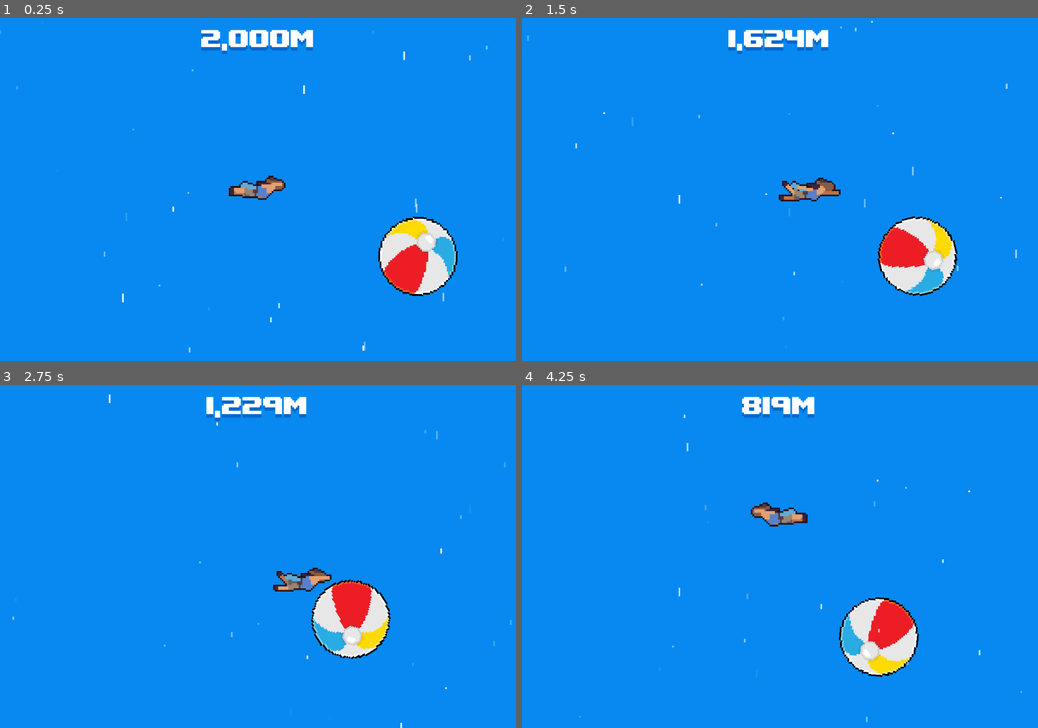
Above: before the commit, frames 1-4 (two rows, left to right).
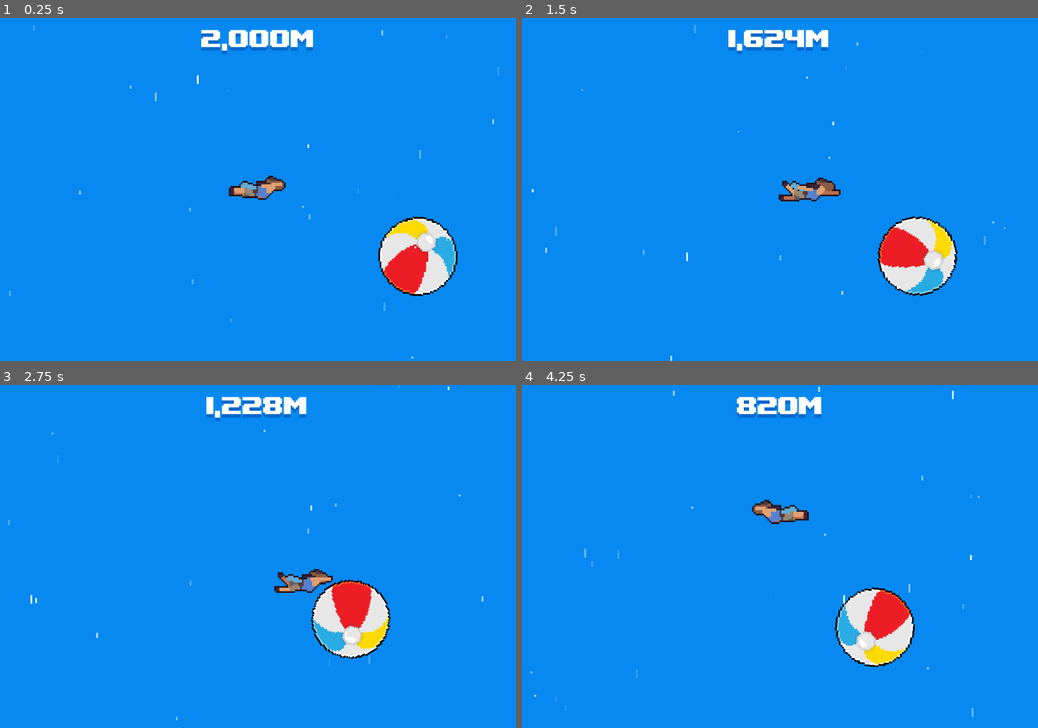
Above: after the commit, the same moments.

Repository: angeluriot/Skyfall
Game: Godot game, scene res://scenes/level.tscn
Same seed, same stepped clock (60 frames per second), same inputs: the game is played once before the commit and once after it.
Inputs:
- Up to frame 1 (0.25 s): no input
- Up to frame 2 (1.5 s): hold D (right) 0.53-1.28 s; tap Space (grab) at 0.6, 1.35 s; hold Down (down) from 1.28 s (still down)
- Up to frame 3 (2.75 s): release Down (down) at 2.03 s; hold D (right) from 2.03 s (still down); tap Space (grab) at 2.1 s
- Up to frame 4 (4.25 s): release D (right) at 2.78 s; hold W (up) 2.78-3.53 s; tap Space (grab) at 2.85, 3.6 s; hold A (left) from 3.53 s (still down)

The runs differ from the first frame. In frame 1, 0.3% of the frame differs, in the area x 0-97%, y 2-100%; in frame 2, 0.2%; in frame 3, 0.7%; in frame 4, 3.4%, in the area x 1-97%, y 0-99%.

Commit message:
Death WIP

Diff:
--- a/scenes/player.tscn
+++ b/scenes/player.tscn
@@ -3,6 +3,7 @@
 [ext_resource type="Texture2D" uid="uid://b2axp7vpssm3" path="res://assets/graphics/characters/player/Swim.png" id="1_3vyb7"]
 [ext_resource type="Script" uid="uid://b4mlf7jnxgll4" path="res://scripts/player.gd" id="1_qhqgy"]
 [ext_resource type="Shader" uid="uid://d0japmm85m7wl" path="res://shaders/outline.gdshader" id="2_qhqgy"]
+[ext_resource type="Texture2D" uid="uid://cgk3qt38wvmt3" path="res://assets/graphics/particles/death.png" id="4_dqkch"]
 
 [sub_resource type="ShaderMaterial" id="ShaderMaterial_w8frs"]
 resource_local_to_scene = true
@@ -62,10 +63,33 @@
 
 [sub_resource type="CapsuleShape2D" id="CapsuleShape2D_g4v7s"]
 radius = 6.0
+height = 28.0
 
 [sub_resource type="CapsuleShape2D" id="CapsuleShape2D_yf5fn"]
 radius = 16.0
 height = 42.0
+
+[sub_resource type="CanvasItemMaterial" id="CanvasItemMaterial_dqkch"]
+particles_animation = true
+particles_anim_h_frames = 6
+particles_anim_v_frames = 1
+particles_anim_loop = false
+
+[sub_resource type="ParticleProcessMaterial" id="ParticleProcessMaterial_30aqd"]
+lifetime_randomness = 0.5
+particle_flag_disable_z = true
+emission_shape_scale = Vector3(16, 8, 1)
+emission_shape = 1
+emission_sphere_radius = 1.0
+angle_min = 1.0728835e-05
+angle_max = 1.0728835e-05
+spread = 180.0
+initial_velocity_min = 70.0
+initial_velocity_max = 100.0
+gravity = Vector3(0, 0, 0)
+linear_accel_min = -200.0
+linear_accel_max = -200.0
+anim_offset_max = 1.0
 
 [node name="Player" type="CharacterBody2D" unique_id=292713720]
 collision_mask = 60
@@ -110,5 +134,15 @@
 rotation = -1.5707964
 shape = SubResource("CapsuleShape2D_yf5fn")
 
+[node name="GPUParticles2D" type="GPUParticles2D" parent="." unique_id=1557506028]
+material = SubResource("CanvasItemMaterial_dqkch")
+emitting = false
+amount = 30
+texture = ExtResource("4_dqkch")
+lifetime = 0.7
+one_shot = true
+explosiveness = 1.0
+process_material = SubResource("ParticleProcessMaterial_30aqd")
+
 [connection signal="body_entered" from="Area2D" to="." method="_on_area_2d_body_entered"]
 [connection signal="body_exited" from="Area2D" to="." method="_on_area_2d_body_exited"]
--- a/scripts/global.gd
+++ b/scripts/global.gd
@@ -7,6 +7,7 @@
 var altitude: float = 2000.0
 var speed: float = 300.0
 var has_fall_ended: bool = false
+var deaths: int = 0
 
 
 func _ready() -> void:
@@ -16,8 +17,25 @@
 func _physics_process(delta: float) -> void:
 	if not has_fall_ended and altitude - speed * delta <= 0:
 		altitude = 0.0
-		has_fall_ended = true
-		emit_signal('fall_ended')
+		end_fall()
 
 	if not has_fall_ended:
 		altitude -= speed * delta
+
+
+func end_fall() -> void:
+	has_fall_ended = true
+	emit_signal('fall_ended')
+	var timer := Timer.new()
+	timer.wait_time = 2.0
+	timer.one_shot = true
+	timer.connect('timeout', Callable(self, '_on_after_end'))
+	get_tree().current_scene.add_child(timer)
+	timer.start()
+
+
+func _on_after_end() -> void:
+	if deaths > 0:
+		print(deaths, " deaths!")
+	else:
+		print("No deaths!")
--- a/scripts/player.gd
+++ b/scripts/player.gd
@@ -71,6 +71,8 @@
 
 	for child in get_children():
 		child.reparent(rigid_body)
+
+	rigid_body.init()
 
 	queue_free()
 
--- a/scripts/player_end.gd
+++ b/scripts/player_end.gd
@@ -3,15 +3,35 @@
 
 
 var outline_removed := false
+var sprite: AnimatedSprite2D
+var collision: CollisionShape2D
+var particles: GPUParticles2D
 
 
 func _ready() -> void:
 	contact_monitor = true
-	max_contacts_reported = 1000
+	max_contacts_reported = 10
 	body_entered.connect(_on_body_entered)
 
 
-func _on_body_entered(_body: Node) -> void:
+func init() -> void:
+	sprite = $AnimatedSprite2D
+	collision = $CollisionShape2D
+	particles = $GPUParticles2D
+
+
+func _on_body_entered(body: Node) -> void:
+	if body is AnimatableBody2D:
+		if abs(linear_velocity.y) > 150:
+			Global.deaths += 1
+			explode()
+
 	if not outline_removed:
 		($AnimatedSprite2D as AnimatedSprite2D).material.set_shader_parameter('outline_width', 0.0)
 		outline_removed = true
+
+
+func explode() -> void:
+	sprite.hide()
+	collision.set_deferred('disabled', true)
+	particles.emitting = true
Binary file added: assets/graphics/particles/death.png
Not shown, added: assets/graphics/particles/death.png.import
